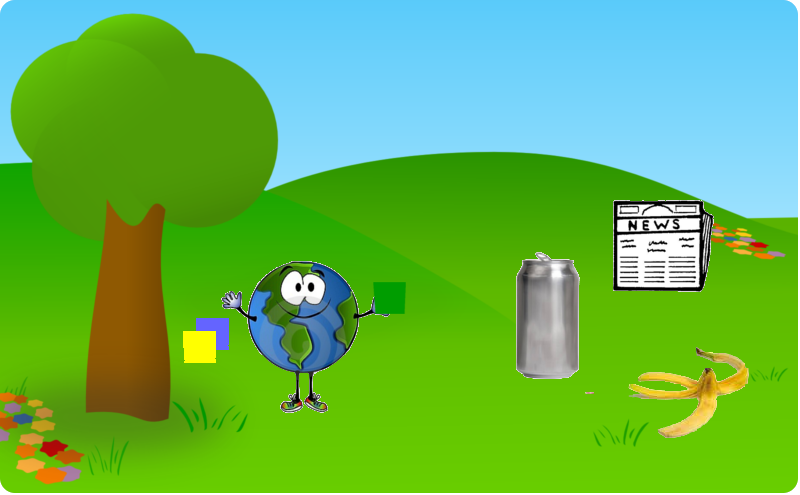
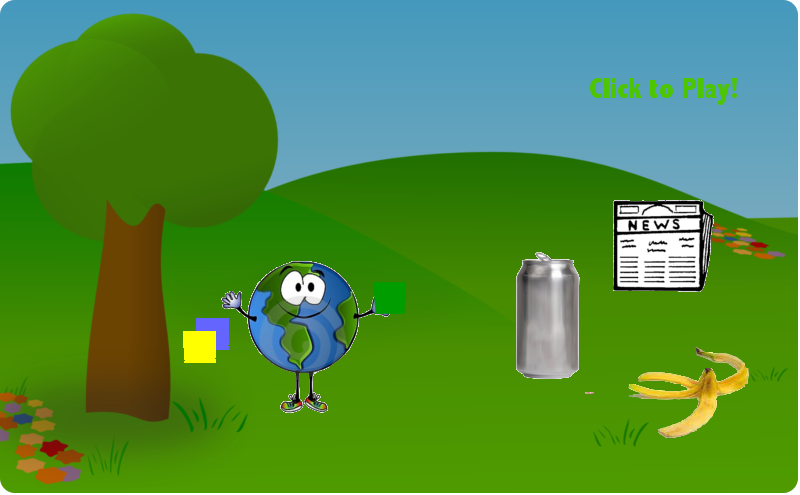
The second 800×495 image is a revision of the first. Changes to its layers:
added layer "Click to Play!" above "carlitos_Cartoon_Landscape.png" over (590, 78, 737, 105)
painted on "carlitos_Cartoon_Landscape.png" over (0, 0, 798, 493)
